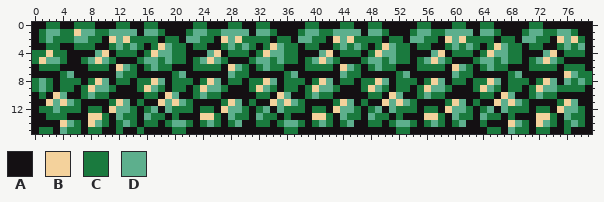
One commit to this sprite sheet: GoedWare Jam 14 Project/res/world/Bush-1.png. The picture above is the old version.
The file is 80x16 pixels.
Palette (. is transparent): A #141013  B #f4d29c  C #1a7a3e  D #5daf8d
After:
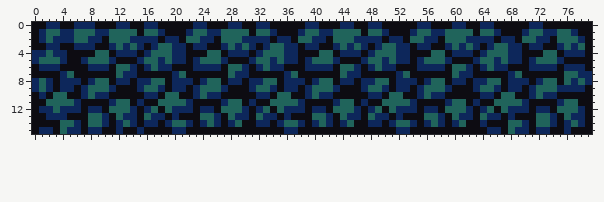
Diff:
colour A: #141013 -> #0d0c12
colour C: #1a7a3e -> #0d275b
colour D: #5daf8d -> #20645b
y 1: x 6 B -> D
y 2: x 11 B -> D; x 13 B -> D; x 27 B -> D; x 29 B -> D; x 43 B -> D; x 45 B -> D; x 59 B -> D; x 61 B -> D; x 75 B -> D; x 77 B -> D
y 3: x 18 B -> D; x 34 B -> D; x 50 B -> D; x 66 B -> D
y 4: x 2 B -> D; x 10 B -> D; x 17 B -> D; x 26 B -> D; x 33 B -> D; x 42 B -> D; x 49 B -> D; x 58 B -> D; x 65 B -> D; x 74 B -> D
y 5: x 1 B -> D; x 9 B -> D; x 25 B -> D; x 41 B -> D; x 57 B -> D; x 73 B -> D
y 6: x 12 B -> D; x 28 B -> D; x 44 B -> D; x 60 B -> D
y 7: x 76 B -> D
y 8: x 9 B -> D; x 17 B -> D; x 25 B -> D; x 33 B -> D; x 41 B -> D; x 49 B -> D; x 57 B -> D; x 65 B -> D; x 73 B -> D
y 9: x 8 B -> D; x 16 B -> D; x 24 B -> D; x 32 B -> D; x 40 B -> D; x 48 B -> D; x 56 B -> D; x 64 B -> D; x 72 B -> D
y 10: x 3 B -> D; x 19 B -> D; x 35 B -> D; x 51 B -> D; x 67 B -> D
y 11: x 2 B -> D; x 4 B -> D; x 12 B -> D; x 18 B -> D; x 20 B -> D; x 28 B -> D; x 34 B -> D; x 36 B -> D; x 44 B -> D; x 50 B -> D; x 52 B -> D; x 60 B -> D; x 66 B -> D; x 68 B -> D; x 76 B -> D
y 12: x 11 B -> D; x 27 B -> D; x 43 B -> D; x 59 B -> D; x 75 B -> D
y 13: x 8..9 BB -> DD; x 24..25 BB -> DD; x 40..41 BB -> DD; x 56..57 BB -> DD; x 72..73 BB -> DD
y 14: x 4 B -> D; x 8 B -> D; x 68 B -> D; x 72 B -> D
Pixel boxes of the changes (left, top, right, bottom) in both pictures:
changed: (32, 22, 592, 134)
